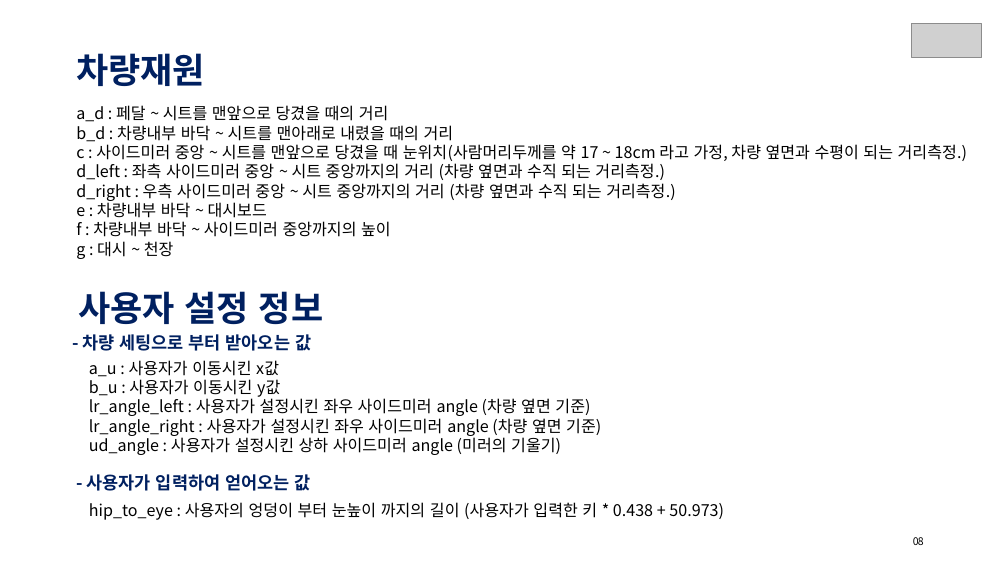
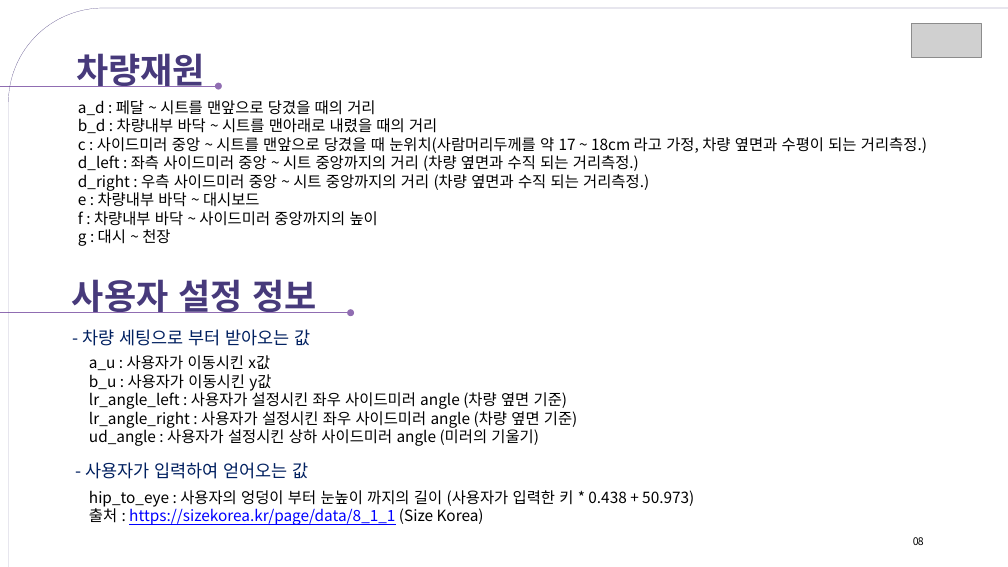
Before and after one commit to hyedinion/DrivePosition, a slide deck: slide 8 of SL_차량용어플리케이션아이디어_Hustar.pptx. Drawn at 1008x567 pixels with LibreOffice and Linux fonts; fonts in the diff are those of the drawing; grey boxes stand for pictures; background and template pictures are left out. Boxes give left, top, right and bottom in pixels: in the first picture for what was removed or moved away, otherwise in the second. Text is boxed around its words. In the diff, an @@ line names an element or a change of style, - is before the commit and + after.

```diff
--- a/SL_차량용어플리케이션아이디어_Hustar.pptx
+++ b/SL_차량용어플리케이션아이디어_Hustar.pptx
@@ round rect added at [9, 8, 1008, 567], outline #FFFFFF 0.25 pt @@
@@ text "차량재원" at [76, 53, 205, 87]: text colour #002060 to #473A7B @@
@@ arrow added from (0, 86) to (218, 86), #906DB2 0.75 pt @@
@@ text "a_d : 페달 ~ 시트를 ..." at [78, 100, 927, 246]: size 23 to 22 pt @@
@@ text "사용자 설정 정보": place and size @@
-text "사용자 설정 정보" at [78, 291, 323, 324]
+text "사용자 설정 정보" at [72, 279, 316, 313]
@@ text "사용자 설정 정보" at [72, 279, 316, 313]: text colour #002060 to #473A7B @@
@@ arrow added from (0, 312) to (351, 312), #906DB2 0.75 pt @@
@@ text "- 차량 세팅으로 부터 받아오는 ..." at [82, 329, 311, 346]: bold off @@
@@ text "a_u : 사용자가 이동시킨 x값" at [89, 355, 578, 446]: size 23 to 22 pt @@
@@ text "- 사용자가 입력하여 얻어오는 값": place and size @@
-text "- 사용자가 입력하여 얻어오는 값" at [87, 474, 310, 491]
+text "- 사용자가 입력하여 얻어오는 값" at [85, 462, 309, 479]
@@ text "- 사용자가 입력하여 얻어오는 값" at [85, 462, 309, 479]: bold off @@
@@ text "hip_to_eye : 사용자의 엉덩이 부터 ...": place and size @@
-text "hip_to_eye : 사용자의 엉덩이 부터 ..." at [89, 502, 724, 520]
+text "hip_to_eye : 사용자의 엉덩이 부터 ..." at [89, 490, 694, 525]
@@ text at [89, 506, 484, 525]: paragraph added @@
+출처 : https://sizekorea.kr/page/data/8_1_1 (Size Korea)
@@ text at [89, 490, 694, 507]: size 23 to 22 pt in "hip_to_eye : 사용자의 엉덩이 부터 눈높이 까지의 ..." @@
```
Also in this commit, not shown: 16 other slides changed, 1 slide added, 1 slide removed.
